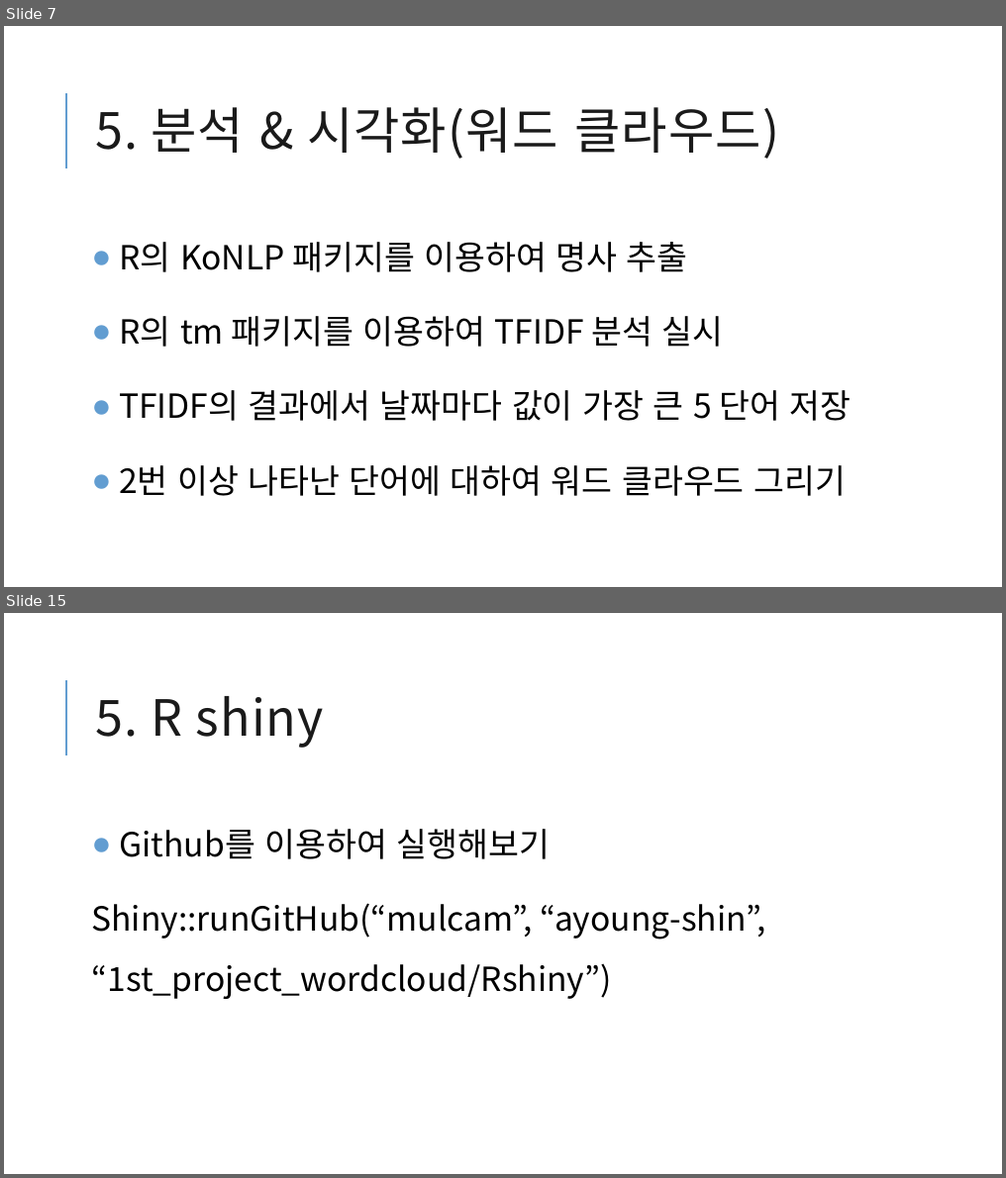
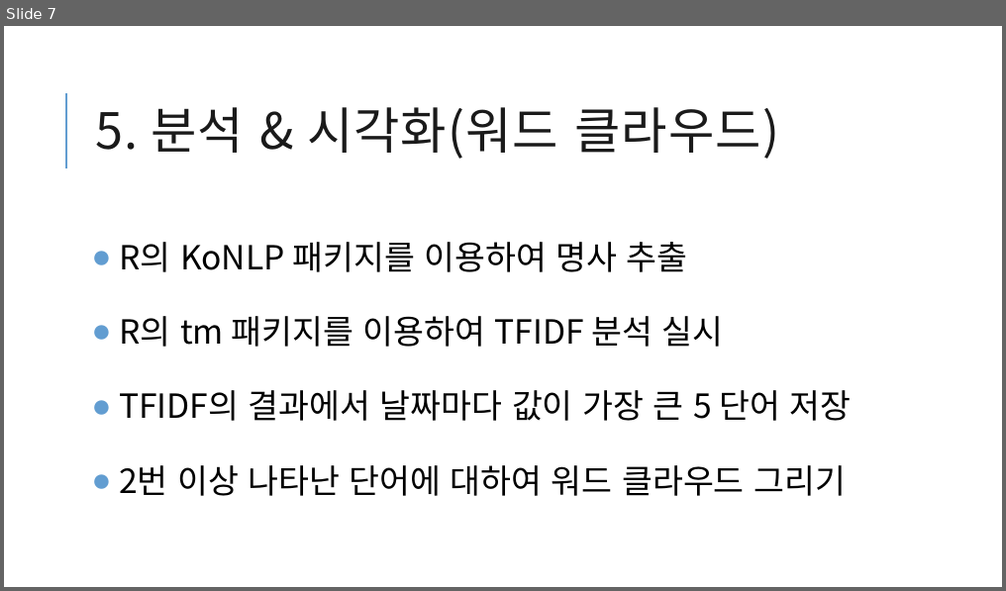
Before and after one commit to ayoung-shin/mulcam, a slide deck: wordcloud/first_project(wordcloud).pptx. Shown one above the other, each under a label of ours: slides 7 and 15 before the commit, slide 7 after it; the slides between them are not shown. The pictures are 1006x1178 and 1006x591 pixels, drawn with LibreOffice and Linux fonts; fonts in the diff are those of the drawing. Boxes give left, top, right and bottom in pixels: in the first picture for what was removed or moved away, otherwise in the second. Text is boxed around its words. In the diff, an @@ line names an element or a change of style, - is before the commit and + after.

Commit message:
project

```diff
--- a/wordcloud/first_project(wordcloud).pptx
+++ b/wordcloud/first_project(wordcloud).pptx
@@ slide 15 removed at (4,613,1002,1174), background #FFFFFF; not listed: 1 template element that a slide beside it also shows @@
@@ title removed at (95,696,324,748) @@
-5. R shiny
@@ text removed at (91,829,766,999) @@
-● Github를 이용하여 실행해보기
-Shiny::runGitHub(“mulcam”, “ayoung-shin”, “1st_project_wordcloud/Rshiny”)
```
Also in this commit, not shown: 1 slide changed, 1 slide added, 1 other slide removed.
